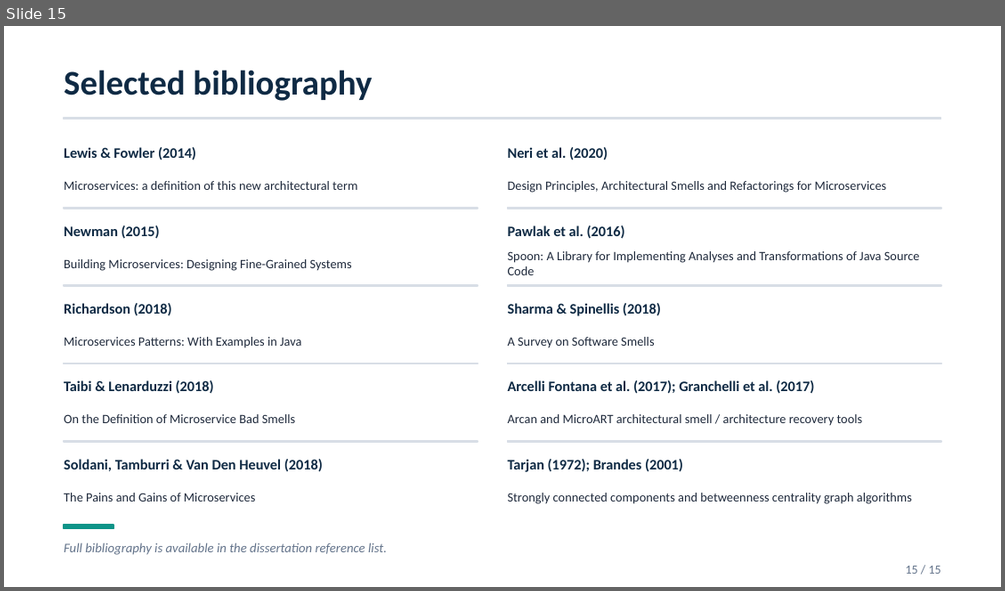
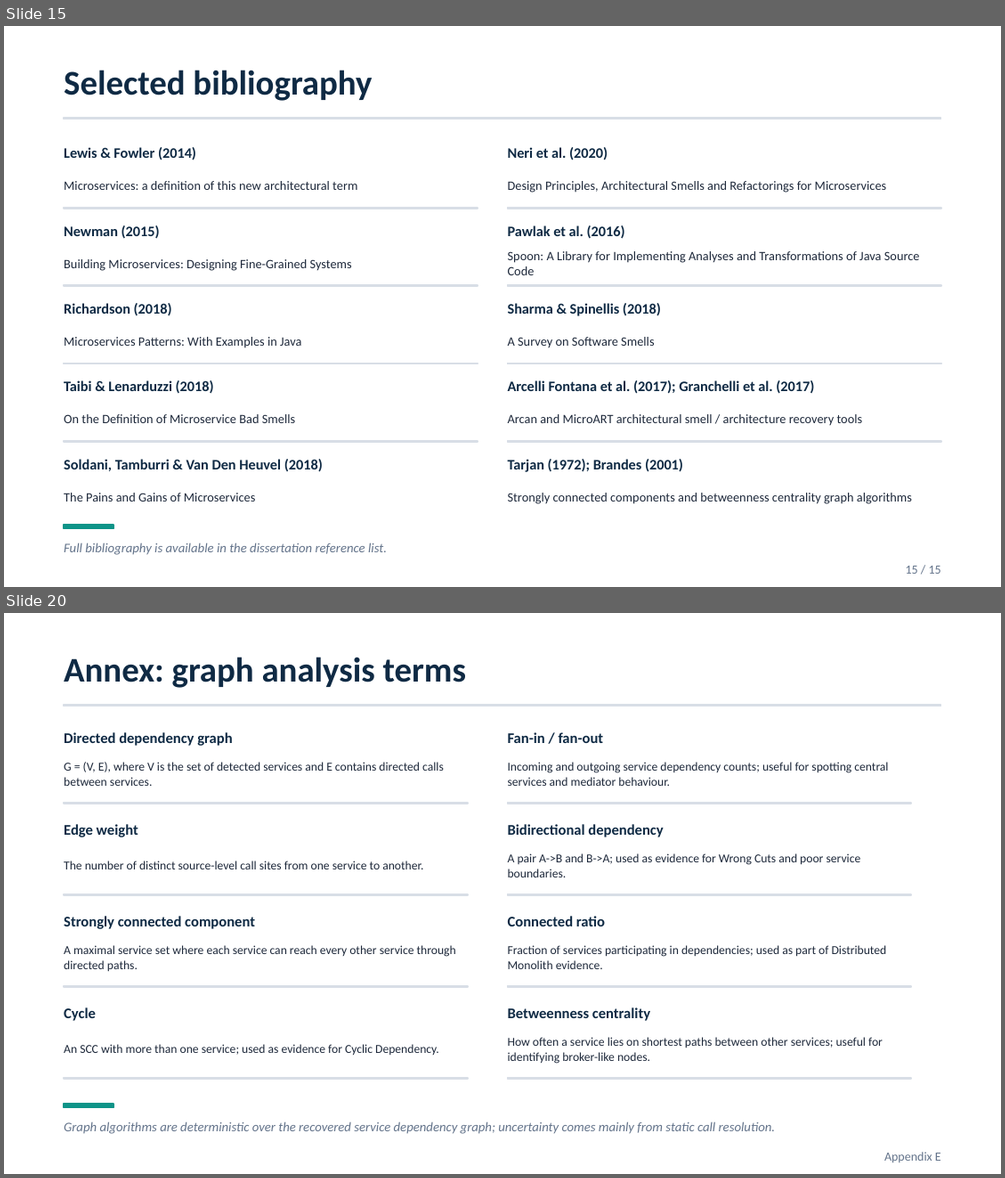
Before and after one commit to andrei45635/dissertation_backend, a slide deck: thesis/presentation/MSA_Detector_Defense_improved_v2.pptx. Shown one above the other, each under a label of ours: slide 15 before the commit, slides 15 and 20 after it; the slides between them are not shown. The pictures are 1005x591 and 1005x1178 pixels, drawn with LibreOffice and Linux fonts; fonts in the diff are those of the drawing. Boxes give left, top, right and bottom in pixels: in the first picture for what was removed or moved away, otherwise in the second. Text is boxed around its words. In the diff, an @@ line names an element or a change of style, - is before the commit and + after.

```diff
--- a/thesis/presentation/MSA_Detector_Defense_improved_v2.pptx
+++ b/thesis/presentation/MSA_Detector_Defense_improved_v2.pptx
@@ slide 20 added at bbox=[4, 613, 1001, 1174], background #FFFFFF @@
@@ text added at bbox=[64, 657, 466, 688], 25 pt, text #0F2A44, bold @@
+Annex: graph analysis terms
@@ rectangle added at bbox=[64, 705, 941, 706], fill #D8DEE6, outline #D8DEE6 1 pt @@
@@ text added at bbox=[64, 732, 232, 746], 10.7 pt, text #0F2A44, bold @@
+Directed dependency graph
@@ text added at bbox=[508, 732, 604, 743], 10.7 pt, text #0F2A44, bold @@
+Fan-in / fan-out
@@ text added at bbox=[64, 762, 444, 786], 8.8 pt, text #1E293B @@
+G = (V, E), where V is the set of detected services and E contains directed calls between services.
@@ text added at bbox=[508, 762, 888, 786], 8.8 pt, text #1E293B @@
+Incoming and outgoing service dependency counts; useful for spotting central services and mediator behaviour.
@@ rectangle added at bbox=[64, 803, 468, 803], fill #D8DEE6, outline #D8DEE6 1 pt @@
@@ text added at bbox=[64, 824, 138, 837], 10.7 pt, text #0F2A44, bold @@
+Edge weight
@@ rectangle added at bbox=[508, 803, 911, 803], fill #D8DEE6, outline #D8DEE6 1 pt @@
@@ text added at bbox=[508, 824, 663, 837], 10.7 pt, text #0F2A44, bold @@
+Bidirectional dependency
@@ text added at bbox=[64, 860, 423, 869], 8.8 pt, text #1E293B @@
+The number of distinct source-level call sites from one service to another.
@@ text added at bbox=[508, 853, 861, 877], 8.8 pt, text #1E293B @@
+A pair A->B and B->A; used as evidence for Wrong Cuts and poor service boundaries.
@@ rectangle added at bbox=[64, 894, 468, 895], fill #D8DEE6, outline #D8DEE6 1 pt @@
@@ rectangle added at bbox=[508, 894, 911, 895], fill #D8DEE6, outline #D8DEE6 1 pt @@
@@ text added at bbox=[64, 916, 255, 929], 10.7 pt, text #0F2A44, bold @@
+Strongly connected component
@@ text added at bbox=[508, 916, 605, 926], 10.7 pt, text #0F2A44, bold @@
+Connected ratio
@@ text added at bbox=[64, 945, 456, 971], 8.8 pt, text #1E293B @@
+A maximal service set where each service can reach every other service through directed paths.
@@ text added at bbox=[508, 945, 887, 969], 8.8 pt, text #1E293B @@
+Fraction of services participating in dependencies; used as part of Distributed Monolith evidence.
@@ rectangle added at bbox=[64, 986, 468, 987], fill #D8DEE6, outline #D8DEE6 1 pt @@
@@ rectangle added at bbox=[508, 986, 911, 987], fill #D8DEE6, outline #D8DEE6 1 pt @@
@@ text added at bbox=[64, 1007, 96, 1021], 10.7 pt, text #0F2A44, bold @@
+Cycle
@@ text added at bbox=[508, 1007, 650, 1021], 10.7 pt, text #0F2A44, bold @@
+Betweenness centrality
@@ text added at bbox=[508, 1037, 882, 1063], 8.8 pt, text #1E293B @@
+How often a service lies on shortest paths between other services; useful for identifying broker-like nodes.
@@ text added at bbox=[64, 1044, 439, 1054], 8.8 pt, text #1E293B @@
+An SCC with more than one service; used as evidence for Cyclic Dependency.
@@ rectangle added at bbox=[64, 1078, 468, 1078], fill #D8DEE6, outline #D8DEE6 1 pt @@
@@ rectangle added at bbox=[508, 1078, 911, 1078], fill #D8DEE6, outline #D8DEE6 1 pt @@
@@ rectangle added at bbox=[64, 1103, 113, 1108], fill #0D9488, outline #0D9488 1 pt @@
@@ text added at bbox=[64, 1121, 775, 1134], 9.5 pt, text #64748B, italic @@
+Graph algorithms are deterministic over the recovered service dependency graph; uncertainty comes mainly from static call resolution.
@@ text added at bbox=[884, 1151, 941, 1162], 9 pt, text #64748B @@
+Appendix E
```
Also in this commit, not shown: 4 other slides added, 2 other files.
